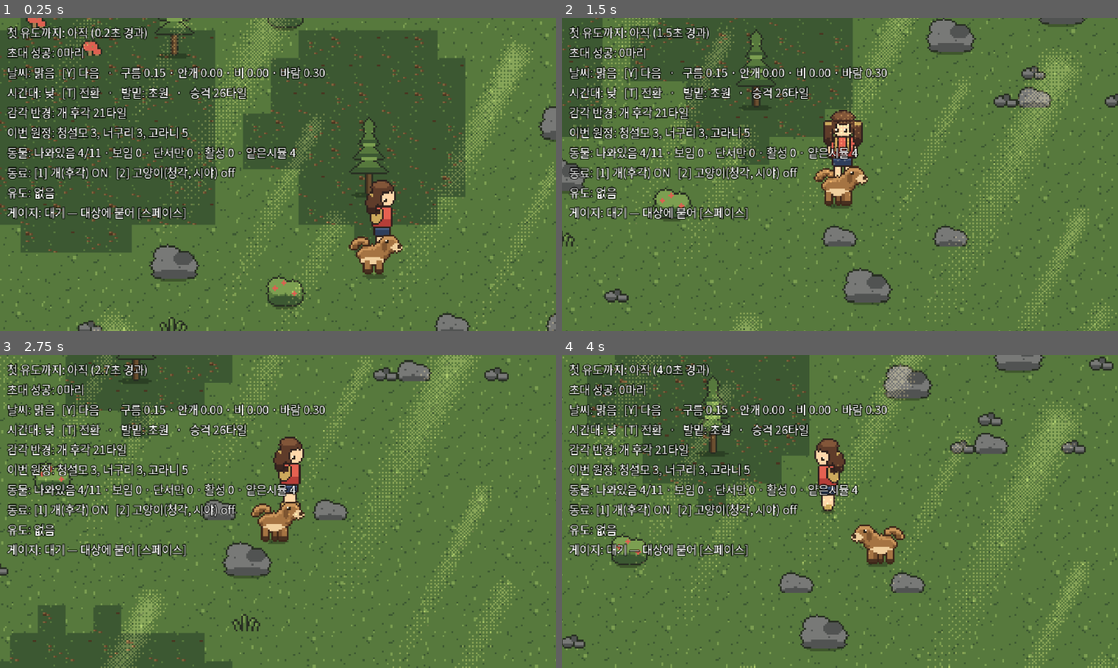
Above: before the commit, frames 1-4 (two rows, left to right).
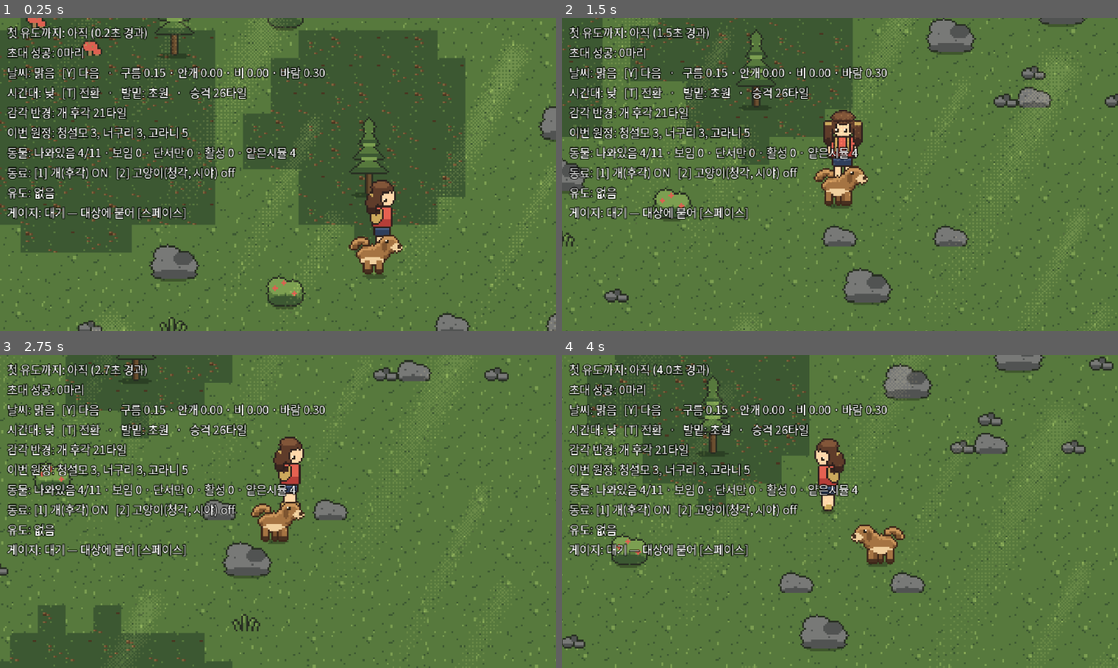
Above: after the commit, the same moments.

Repository: MarcLJLee/everden
Game: Godot game, scene res://scenes/field/Field.tscn
The game is run twice, just before and just after one commit, with the same random seed, the same clock (stepped at 60 frames per second) and the same inputs. This scene is started directly instead of the project's main scene.
Inputs (mouse positions are in pixels of both pictures, inside the frame that each line leads up to):
- Up to frame 1 (0.25 s): no input
- Up to frame 2 (1.5 s): tap Enter (ui_accept) at 0.5, 0.77 s; move the mouse to (962, 158) at 0.52 s; hold D (move_right) 0.53-1.28 s; tap Space (interact) at 0.6, 1.35 s; click (962, 158) at 0.67 s; move the mouse to (728, 190) at 1.27 s; hold S (move_down) from 1.28 s (still down)
- Up to frame 3 (2.75 s): tap Enter (ui_accept) at 1.52 s; move the mouse to (333, 442) at 2.02 s; release S (move_down) at 2.03 s; hold D (move_right) from 2.03 s (still down); tap Space (interact) at 2.1 s
- Up to frame 4 (4 s): move the mouse to (812, 574) at 2.77 s; release D (move_right) at 2.78 s; hold W (move_up) 2.78-3.53 s; tap Space (interact) at 2.85, 3.6 s; click (812, 574) at 2.92 s; tap Enter (ui_accept) at 3.02, 3.77 s; move the mouse to (1006, 558) at 3.52 s; hold A (move_left) from 3.53 s (still down)

The runs differ from the first frame. In frame 1, 4.8% of the frame differs, in the area x 6-100%, y 0-100%; in frame 2, 2.4%; in frame 3, 2.9%; in frame 4, 4.1%.

Commit message:
겹은 카메라가 보는 곳에 깐다 · 빛은 두 겹으로 숨쉰다
겹을 플레이어 위치에 깔고 있었다. 카메라는 맵 끝에서 limit_* 에 잡혀 멈추고
달리는 동안은 position_smoothing 으로 뒤처지므로, 구석에서 화면 한쪽이
맨땅으로 남았다. get_screen_center_position() 이 둘 다 반영한다.

해가 드는 연출을 구름만 보고 정하고 있었다. 비나 안개가 끼면 직사광이
없으므로 damp 로 끈다 — 제곱으로 떨어뜨려야 이슬비에 해가 남고
소나기에 없다. 안개는 0.6 으로 덜 깎는다: 빛이 물방울에 걸려야 줄기가 보인다.

빛 한 겹은 판때기로 보인다. 같은 타일을 2배로 키운 먼 겹을 뒤에 깔고
더 느리게 흘린다. 거기에 겹마다 어긋난 주기로 아주 느리게 숨쉰다.
세기만 건드린다 — 무늬를 흔들면 디더가 자글거린다.

회귀가 헛돌고 있었다. 판을 둘 세우면 나중에 들어온 카메라가 current 가
되지 않아 겹과 화면이 둘 다 원점을 보고 늘 통과한다. make_current() 를
부르고 카메라가 실제로 움직였는지 따로 단언한다. 무늬가 땅에 붙는지도
직접 잰다 — 셋 다 망가뜨려 실패하는 것을 확인했다. 194개, 3회 연속 동일.

Diff:
--- a/scripts/field/Field.gd
+++ b/scripts/field/Field.gd
@@ -421,13 +421,22 @@
 
 ## 날씨 겹을 깔 월드 사각형.
 ##
-## ⚠️ 화면 크기를 그대로 쓰면 **가장자리에서 겹이 끝난다**. 실제로 그렇게 만들었다 —
-##    창을 늘리거나 종횡비가 기준과 어긋나면 뷰포트가 기준 해상도보다 커지는데
-##    겹은 기준값으로 깔려서 화면 오른쪽이 맨땅으로 남았다 (사용자 지적).
+## ⚠️ **카메라가 실제로 보는 곳에 깐다.** `global_position` 은 카메라가 *가려는* 곳이지
+##    보고 있는 곳이 아니다 — 맵 끝에서는 `limit_*` 이 잡아 세우고, 달리는 동안은
+##    `position_smoothing` 이 뒤처진다. 플레이어 위치로 깔았더니 구석에서 화면 한쪽이
+##    맨땅으로 남았다 (사용자 지적). `get_screen_center_position()` 이 둘 다 반영한다.
+## ⚠️ 화면 크기를 그대로 쓰면 **가장자리에서 겹이 끝난다**. 창 종횡비가 기준과 어긋나면
+##    뷰포트가 기준 해상도보다 커지는데 겹은 기준값으로 깔린다.
 ##    타일 반복이라 넓게 까는 값은 공짜다. 넉넉히 덮는다.
 func weather_view_rect() -> Rect2:
 	var half := get_viewport_rect().size / (2.0 * tuning.camera_zoom) * WEATHER_MARGIN
-	return Rect2(_camera.global_position - half, half * 2.0)
+	return Rect2(_camera.get_screen_center_position() - half, half * 2.0)
+
+
+## 카메라가 지금 실제로 비추는 월드 사각형. 겹이 이걸 덮는지 회귀로 잰다.
+func camera_visible_rect() -> Rect2:
+	var size := get_viewport_rect().size / tuning.camera_zoom
+	return Rect2(_camera.get_screen_center_position() - size * 0.5, size)
 
 
 func _apply_daypart(next: String) -> void:
--- a/scripts/field/WeatherLayers.gd
+++ b/scripts/field/WeatherLayers.gd
@@ -24,9 +24,22 @@
 	# ★ 빛줄기 — 구름 사이로 쏟아지는 선형 빛. 빛이 닿는 자리가 화사하게 빛난다.
 	#   구름이 **아주 없으면 안 생긴다** — 새어 나올 틈이 있어야 줄기가 된다.
 	#   그래서 세기가 구름 중간에서 가장 크다(peak).
-	{"name": "rays", "file": "light_shaft.png", "axis": "cloud", "base": 0.0, "gain": 0.34,
-		"drift": Vector2(5.0, 1.5), "wind": 18.0, "from": 0.0, "cover": 0.0,
+	# ★ 빛은 한 겹이면 판때기로 보인다. **같은 타일을 2배로 키운 먼 겹**을 뒤에 깔고
+	#   다른 속도로 흘리면 굵기가 섞이고 서로 스쳐 지나가면서 산란처럼 읽힌다 (사용자 지적).
+	#   도트는 그대로 한 장이고, 배율은 **정수배** 라 픽셀 규칙도 그대로다.
+	{"name": "rays_far", "file": "light_shaft.png", "axis": "cloud", "base": 0.0, "gain": 0.17,
+		"drift": Vector2(2.0, 0.6), "wind": 7.0, "from": 0.35, "cover": 0.0,
+		"peak": 0.26, "blend": "add", "color": Color(1.0, 0.95, 0.80), "scale": 2,
+		"damp": {"rain": 1.0, "fog": 0.6, "snow": 0.8},
+		"pulse": {"period": 13.0, "amount": 0.45, "phase": 2.1},
+		"phase": Vector2(211.0, 143.0), "daylight": true},
+	{"name": "rays", "file": "light_shaft.png", "axis": "cloud", "base": 0.0, "gain": 0.30,
+		"drift": Vector2(5.0, 1.5), "wind": 18.0, "from": 0.35, "cover": 0.0,
 		"peak": 0.26, "blend": "add", "color": Color(1.0, 0.96, 0.82),
+		# 안개는 빛줄기를 오히려 **보이게** 한다 (빛이 물방울에 걸려야 줄기가 보인다).
+		# 그래서 비만큼 깎지 않는다 — 짙어지면 그때 사라진다.
+		"damp": {"rain": 1.0, "fog": 0.6, "snow": 0.8},
+		"pulse": {"period": 8.0, "amount": 0.35, "phase": 0.0},
 		"phase": Vector2(37.0, 61.0), "daylight": true},
 	# ★ 햇살 얼룩 — **구름 그림자와 같은 타일**을 위상만 어긋나게 해서 밝게 더한다.
 	#   구름 사이로 새는 빛이 땅에 지나가는 그림이라 그림자와 짝이고,
@@ -35,6 +48,8 @@
 	{"name": "sun", "file": "cloud_shadow.png", "axis": "cloud", "base": 0.0, "gain": 0.19,
 		"drift": Vector2(7.0, 2.0), "wind": 26.0, "from": 0.0, "cover": 0.0,
 		"invert": true, "blend": "add", "color": Color(1.0, 0.93, 0.7),
+		"damp": {"rain": 1.0, "fog": 1.0, "snow": 0.8},
+		"pulse": {"period": 17.0, "amount": 0.2, "phase": 1.3},
 		"phase": Vector2(151.0, 97.0), "daylight": true},
 	{"name": "cloud", "file": "cloud_shadow.png", "axis": "cloud", "base": 0.06, "gain": 0.34,
 		"drift": Vector2(7.0, 2.0), "wind": 26.0, "from": 0.0, "cover": 0.53},
@@ -65,7 +80,16 @@
 	var from: float = float(spec["from"])
 	# from 위에서만 들어오는 겹이 있다 (폭우는 비가 센 것이다)
 	var strength: float = 0.0 if raw <= from else (raw - from) / maxf(1.0 - from, 0.01)
-	return clampf(float(spec["base"]) + strength * float(spec["gain"]), 0.0, 1.0)
+	var value: float = float(spec["base"]) + strength * float(spec["gain"])
+	# ★ **다른 축이 끄는 겹이 있다.** 해가 드는 연출은 구름만 보고 정하면 안 된다 —
+	#   비나 안개가 끼면 직사광이 없으므로 빛줄기도 햇살 얼룩도 사라져야 한다 (사용자 지적).
+	#   축을 곱해서 끄므로 "비 오는 날씨" 라는 이름을 만들 필요가 없다 (원칙 4).
+	#   ⚠️ 선형으로 깎으면 비가 꽤 와도 빛이 남는다. **제곱으로 떨어뜨린다** —
+	#      이슬비에는 해가 남고 소나기에는 없다.
+	for axis in spec.get("damp", {}):
+		var wet: float = clampf(float(axes.get(axis, 0.0)), 0.0, 1.0)
+		value *= pow(maxf(1.0 - wet * float(spec["damp"][axis]), 0.0), 2.0)
+	return clampf(value, 0.0, 1.0)
 
 
 ## 이 축 묶음에서 겹들이 화면을 덮는 총량. 1 에 가까우면 아무것도 안 보인다.
@@ -101,6 +125,7 @@
 			material.blend_mode = CanvasItemMaterial.BLEND_MODE_ADD
 			sprite.material = material
 		sprite.centered = false
+		sprite.scale = Vector2.ONE * float(spec.get("scale", 1))
 		sprite.region_enabled = true
 		# 타일을 이어 붙이려면 반복을 켜야 한다. 필터는 Nearest 그대로.
 		sprite.texture_repeat = CanvasItem.TEXTURE_REPEAT_ENABLED
@@ -119,6 +144,15 @@
 		var alpha := alpha_for(spec, axes)
 		if bool(spec.get("daylight", false)):
 			alpha *= clampf(daylight, 0.0, 1.0)
+		# ★ 빛은 가만히 있지 않는다. 아주 느리게 숨쉬면 판때기가 공기로 바뀐다.
+		#   겹마다 주기가 어긋나 있어 서로 맞물렸다 풀리면서 산란처럼 보인다.
+		#   ⚠️ 세기만 건드린다 — 무늬를 흔들면 디더가 자글거린다.
+		#   ⚠️ alpha_for 는 날씨만 보게 둔다. 시간이 섞이면 회귀가 잴 수 없는 값이 된다.
+		if spec.has("pulse"):
+			var pulse: Dictionary = spec["pulse"]
+			var wave: float = 0.5 - 0.5 * cos(TAU * _elapsed / float(pulse["period"])
+				+ float(pulse.get("phase", 0.0)))
+			alpha *= 1.0 - float(pulse["amount"]) * wave
 		sprite.visible = alpha > 0.01
 		if not sprite.visible:
 			continue
@@ -134,4 +168,8 @@
 		#    (실제로 그렇게 만들었다). drift 는 이제 **화면에서 보이는 방향**이다.
 		# ⚠️ 정수 픽셀로만. 반픽셀이면 디더가 자글거린다.
 		sprite.position = view.position.floor()
-		sprite.region_rect = Rect2((view.position - travel).floor(), view.size.ceil())
+		# ⚠️ 키운 겹은 **키운 만큼 좁게 오려야** 같은 넓이를 덮는다.
+		#    나눈 뒤에 floor 하므로 화면에서는 여전히 정수 픽셀에 떨어진다.
+		var zoom := float(spec.get("scale", 1))
+		sprite.region_rect = Rect2(((view.position - travel) / zoom).floor(),
+			(view.size / zoom).ceil())
--- a/tools/smoke_test.gd
+++ b/tools/smoke_test.gd
@@ -777,21 +777,65 @@
 	# ★ 겹은 **화면보다 넓게** 깔린다. 좁게 깔았더니 오른쪽 절반이 맨땅이었다 (사용자 지적).
 	#   창 종횡비가 기준과 어긋나면 뷰포트가 기준 해상도보다 커지므로 여유가 필요하다.
 	var view: Rect2 = field.weather_view_rect()
-	var screen: Vector2 = field.get_viewport_rect().size / field.tuning.camera_zoom
+	var screen: Vector2 = field.camera_visible_rect().size
 	_check("날씨 겹이 화면보다 넓게 깔린다", view.size.x > screen.x * 1.25
 		and view.size.y > screen.y * 1.25,
 		"겹 %s · 화면 %s" % [view.size, screen])
-	# ⚠️ 카메라를 겹보다 **나중에** 옮기면 겹이 한 프레임 늦게 따라와
-	#    빠르게 달릴 때 진행 방향 가장자리가 빈다. 순서를 지키는지 딴 판을 하나 세워 잰다
-	#    (이 필드는 _process 가 꺼져 있어 카메라가 멈춰 있다).
+	# ★ 진짜 지켜야 하는 것은 **겹이 화면을 남김없이 덮는가** 하나다.
+	#   플레이어 위치에 깔았더니 맵 구석에서 한쪽이 맨땅으로 남았다 (사용자 지적) —
+	#   카메라는 맵 끝에서 멈추고(limit_*) 달리는 동안 뒤처지는데(smoothing)
+	#   겹만 플레이어를 따라갔기 때문이다.
+	#   이 필드는 _process 가 꺼져 있으므로 딴 판을 하나 세워 실제로 움직여 본다.
 	var live: Node2D = load("res://scenes/field/Field.tscn").instantiate()
 	root.add_child(live)
-	await process_frame
-	live.player.position += Vector2(400.0, 260.0)
-	await process_frame
-	_check("겹이 카메라를 한 프레임 늦게 따라가지 않는다",
-		live.weather_view_rect().get_center().distance_to(live.player.position) < 1.0,
-		"%s vs %s" % [live.weather_view_rect().get_center(), live.player.position])
+	# ⚠️ 판이 둘이면 **나중에 들어온 카메라는 current 가 되지 않는다.** 그대로 두면
+	#    get_screen_center_position() 이 (0,0) 을 돌려주고, 겹과 화면이 **둘 다** 원점을
+	#    보게 되어 아래 판정이 늘 통과한다. 조용히 넘어가는 테스트가 이렇게 생긴다.
+	live.get_node("Camera2D").make_current()
+	await process_frame
+	var moved_from: Vector2 = live.camera_visible_rect().get_center()
+	var corners := [Vector2(8.0, 8.0), Vector2(-4000.0, -4000.0), Vector2(4000.0, 4000.0)]
+	for corner in corners:
+		live.player.position = corner
+		# 부드러운 추종이 자리를 잡을 때까지
+		for i in 40:
+			await process_frame
+		_check("맵 구석에서도 겹이 화면을 남김없이 덮는다 %s" % corner,
+			live.weather_view_rect().encloses(live.camera_visible_rect()),
+			"겹 %s · 화면 %s" % [live.weather_view_rect(), live.camera_visible_rect()])
+	# 달리는 중이 가장 사납다 — 카메라가 뒤처진 채로도 덮여야 한다
+	live.player.position = Vector2(600.0, 600.0)
+	for i in 30:
+		await process_frame
+	live.player.position += Vector2(900.0, 0.0)
+	await process_frame
+	_check("달리는 중에도 겹이 화면을 덮는다",
+		live.weather_view_rect().encloses(live.camera_visible_rect()),
+		"겹 %s · 화면 %s" % [live.weather_view_rect(), live.camera_visible_rect()])
+	# 위 판정들이 헛돌지 않았다는 증거 — 카메라가 실제로 움직였는가
+	_check("측정 판의 카메라가 실제로 움직였다",
+		live.camera_visible_rect().get_center().distance_to(moved_from) > 100.0,
+		"%s → %s" % [moved_from, live.camera_visible_rect().get_center()])
+
+	# ★ 비와 구름은 **카메라가 아니라 땅에 붙는다.** 카메라는 오려내는 창일 뿐이다.
+	#   화면에 고정하면 걸음을 멈춰도 빗줄기가 따라와서 유리창에 그린 것처럼 보인다.
+	#   판정: 위치가 달라도 같은 월드 지점이 같은 텍스처 좌표를 본다.
+	# 월드 한 점 p 가 보는 텍스처 좌표는 (p - node.position)/배율 + region.position 이다.
+	# 땅에 붙었다면 이 값이 화면이 어디에 있든 같다. 키운 겹은 배율을 나눠줘야 맞다.
+	var anchored := true
+	var drifted := 0
+	for entry in live.get_node("Weather")._sprites:
+		var sprite: Sprite2D = entry["node"]
+		var zoom: float = maxf(sprite.scale.x, 0.001)
+		var before: Vector2 = sprite.region_rect.position - sprite.position / zoom
+		live._weather_layers.update(0.0, live.weather.axes,
+			live.weather_view_rect().grow(-40.0), 1.0)
+		var after: Vector2 = sprite.region_rect.position - sprite.position / zoom
+		if before.distance_to(after) > 1.0:
+			anchored = false
+		drifted += 1
+	_check("날씨 무늬는 카메라가 아니라 땅에 붙는다", anchored)
+	_check("잰 겹이 하나라도 있다", drifted > 0, "%d 겹" % drifted)
 	live.queue_free()
 	await process_frame
 
@@ -818,6 +862,58 @@
 		_check("빛이 닿지 않는 자리가 있다 — 기둥에 끝이 있다", empty_columns > 0,
 			"빈 열 %d / %d" % [empty_columns, shaft.get_width()])
 
+	# ★ 해가 드는 연출은 **구름만 보고 정하면 안 된다** (사용자 지적).
+	#   구름이 거의 없으면 새어 나올 틈이 없고, 비가 오면 직사광 자체가 없다.
+	var ray_spec := {}
+	for spec in WeatherLayers.LAYERS:
+		if String(spec["name"]) == "rays":
+			ray_spec = spec
+	_check("빛줄기 겹이 있다", not ray_spec.is_empty())
+	if not ray_spec.is_empty():
+		var none: float = WeatherLayers.alpha_for(ray_spec, {"cloud": 0.04})
+		var some: float = WeatherLayers.alpha_for(ray_spec, {"cloud": 0.26})
+		var full: float = WeatherLayers.alpha_for(ray_spec, {"cloud": 0.92})
+		_check("구름이 거의 없으면 빛줄기가 없다 — 새어 나올 틈이 없다",
+			is_zero_approx(none), "%.3f" % none)
+		_check("구름이 꽉 차도 빛줄기가 없다", is_zero_approx(full), "%.3f" % full)
+		_check("그 사이에서 가장 세다", some > 0.2, "%.3f" % some)
+		var rainy: float = WeatherLayers.alpha_for(ray_spec, {"cloud": 0.26, "rain": 0.6})
+		_check("비가 오면 빛줄기가 거의 없다", rainy < some * 0.25,
+			"맑음 %.3f → 비 %.3f" % [some, rainy])
+		var light_rain: float = WeatherLayers.alpha_for(ray_spec, {"cloud": 0.26, "rain": 0.15})
+		_check("이슬비에는 해가 남는다 — 껐다 켜지지 않는다",
+			light_rain > rainy and light_rain < some, "%.3f" % light_rain)
+		if not sun_spec.is_empty():
+			_check("비 오는 날에는 햇살 얼룩도 없다",
+				WeatherLayers.alpha_for(sun_spec, {"cloud": 0.26, "rain": 0.6})
+					< WeatherLayers.alpha_for(sun_spec, {"cloud": 0.26}) * 0.25)
+
+	# ★ 빛이 숨쉬는 것은 연출이지 깜빡임이 아니다. 주기가 짧아지면 스트로브가 된다.
+	var pulsing := 0
+	for spec in WeatherLayers.LAYERS:
+		if not spec.has("pulse"):
+			continue
+		pulsing += 1
+		var pulse: Dictionary = spec["pulse"]
+		_check("%s 의 숨쉬기가 느리다" % spec["name"], float(pulse["period"]) >= 6.0,
+			"주기 %.1f초" % float(pulse["period"]))
+		_check("%s 의 숨쉬기가 빛을 끄지는 않는다" % spec["name"],
+			float(pulse["amount"]) < 0.6, "%.2f" % float(pulse["amount"]))
+	_check("숨쉬는 겹이 있다", pulsing >= 2, "%d 겹" % pulsing)
+	# 주기가 서로 어긋나야 맞물렸다 풀리면서 산란처럼 보인다 — 같으면 통째로 껌뻑인다
+	var periods := {}
+	for spec in WeatherLayers.LAYERS:
+		if spec.has("pulse"):
+			periods[float(spec["pulse"]["period"])] = true
+	_check("겹마다 숨쉬는 주기가 다르다", periods.size() == pulsing,
+		"%d 겹에 주기 %d 종" % [pulsing, periods.size()])
+
+	# 키운 겹은 **정수배** 여야 한다 — 실수배로 키우면 도트가 뭉개진다
+	for spec in WeatherLayers.LAYERS:
+		var zoom: float = float(spec.get("scale", 1))
+		_check("%s 의 배율이 정수다" % spec["name"], is_equal_approx(zoom, floor(zoom))
+			and zoom >= 1.0, "×%.2f" % zoom)
+
 	# ★ 실제 날씨는 튀지 않는다 — 지금과 가까운 상태로만 옮겨간다 (사용자 지적)
 	var walker := WeatherSystem.new()
 	walker.setup(schema, RandomNumberGenerator.new(), {"초원": 2000, "숲": 600})
Not shown, changed: RUN.md
Not shown, changed: sprites/HANDOVER-light_shaft.md
